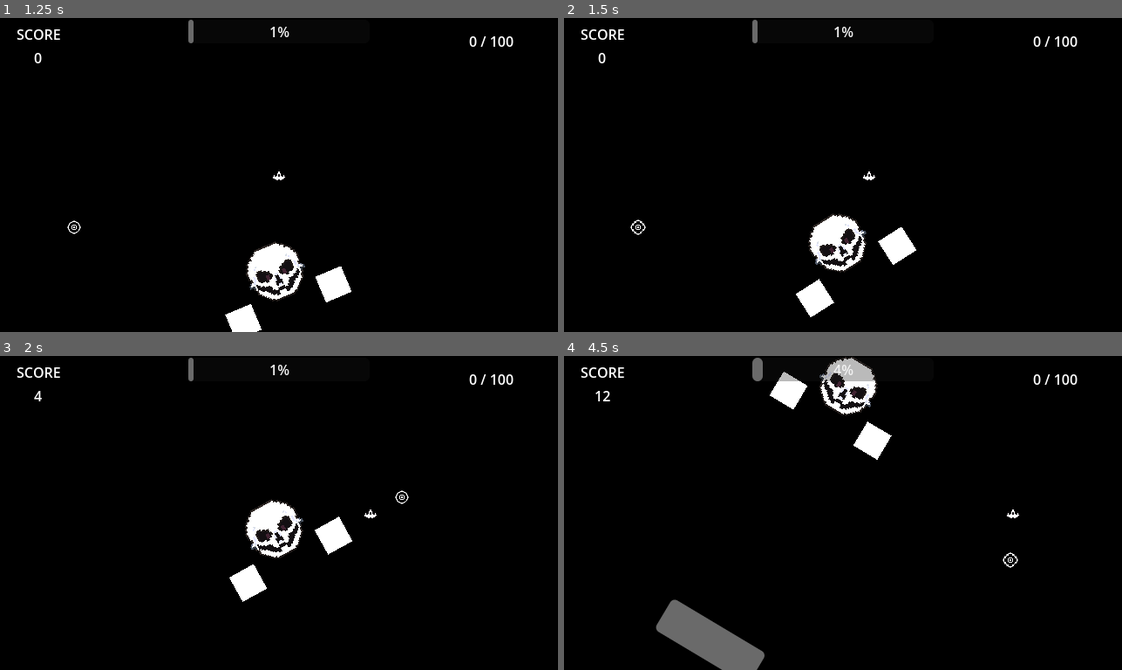
Above: before the commit, frames 1-4 (two rows, left to right).
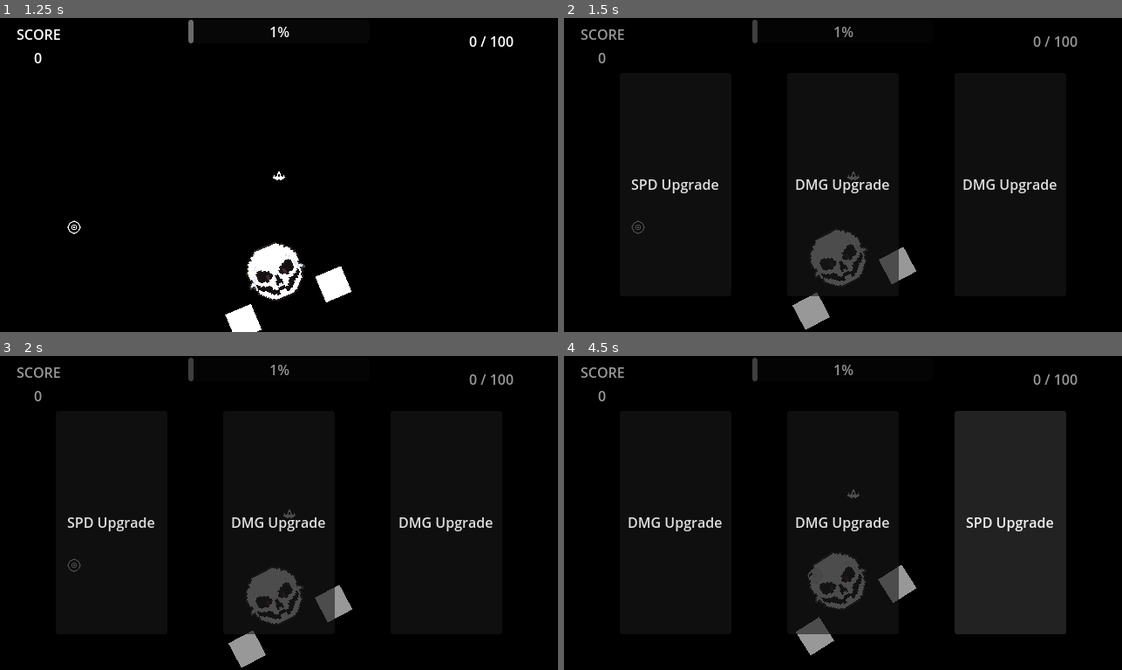
Above: after the commit, the same moments.

Repository: Middoyu/Starbreaker
Game: Godot game, scene res://Game Folder/main_manager.tscn
The game is run twice, just before and just after one commit, with the same random seed, the same clock (stepped at 60 frames per second) and the same inputs. Sound files missing from this copy of the repository are replaced by a short silence.
Inputs (mouse positions are in pixels of both pictures, inside the frame that each line leads up to):
- Up to frame 1 (1.25 s): click "Play" at 0.5 s
- Up to frame 2 (1.5 s): tap Enter (ui_accept) at 1.25 s; move the mouse to (965, 159) at 1.27 s; hold Right (ui_right) from 1.28 s (still down); tap Ctrl (ctrl) at 1.35 s
- Up to frame 3 (2 s): keep holding Right (ui_right); tap Enter (ui_accept) at 1.52 s
- Up to frame 4 (4.5 s): move the mouse to (731, 528) at 2.02 s; release Right (ui_right) at 2.03 s; hold Down (ui_down) 2.03-2.78 s; tap Ctrl (ctrl) at 2.1, 3.05, 3.8 s; tap Enter (ui_accept) at 2.27, 3.77 s; move the mouse to (898, 443) at 2.77 s; hold Right (ui_right) 2.78-3.53 s; tap Shift (movement_util) at 2.85 s; move the mouse to (815, 575) at 3.52 s; hold Up (ui_up) 3.53-4.28 s; click (815, 575) at 3.6 s; move the mouse to (1010, 560) at 4.27 s; hold Left (ui_left) from 4.28 s (still down); right-click (1010, 560) at 4.35 s

Frame 1 is identical in both runs. In frame 2, 4.4% of the frame differs, in the area x 3-93%, y 0-100%; in frame 3, 4.9%; in frame 4, 21%.

Commit message:
King Timothy Bossfight
The base for the boss fight is completed. Going to polish him up over the next few days and hopefully catch most of the bugs while I am at it.

Diff:
--- a/Game Folder/game_assets/Enemies/Enemy_Boss_Test/Bullets/bullet.tscn
+++ b/Game Folder/game_assets/Enemies/Enemy_Boss_Test/Bullets/bullet.tscn
@@ -1,6 +1,7 @@
-[gd_scene load_steps=4 format=3 uid="uid://c1k2ssyjaj5h3"]
+[gd_scene load_steps=5 format=3 uid="uid://c1k2ssyjaj5h3"]
 
 [ext_resource type="Script" path="res://Game Folder/game_components/collision_component/Databox/databox.gd" id="1_cqbc3"]
+[ext_resource type="Texture2D" uid="uid://bxu4vpyreyq67" path="res://Game Folder/game_assets/Player/Primary/Sprites/bullet1.png" id="2_btihy"]
 
 [sub_resource type="GDScript" id="GDScript_yh1ki"]
 resource_name = "skele_boss_bullet"
@@ -22,14 +23,10 @@
 "
 
 [sub_resource type="RectangleShape2D" id="RectangleShape2D_63gjn"]
-size = Vector2(16, 16)
+size = Vector2(6, 6)
 
 [node name="bosse_bullet" type="CharacterBody2D"]
 script = SubResource("GDScript_yh1ki")
-
-[node name="Polygon2D" type="Polygon2D" parent="."]
-color = Color(1, 0, 0, 1)
-polygon = PackedVector2Array(-8, -8, 8, -8, 8, 8, -8, 8)
 
 [node name="hitbox" type="Area2D" parent="." node_paths=PackedStringArray("parent")]
 script = ExtResource("1_cqbc3")
@@ -42,4 +39,8 @@
 [node name="CollisionShape2D" type="CollisionShape2D" parent="hitbox"]
 shape = SubResource("RectangleShape2D_63gjn")
 
+[node name="Sprite2D" type="Sprite2D" parent="."]
+modulate = Color(1, 0, 0, 1)
+texture = ExtResource("2_btihy")
+
 [connection signal="PlayerTeamHurtbox_entered" from="hitbox" to="." method="hurtbox_entered"]
--- a/Game Folder/game_assets/Enemies/Enemy_Boss_Test/skeleton_boss.tscn
+++ b/Game Folder/game_assets/Enemies/Enemy_Boss_Test/skeleton_boss.tscn
@@ -1,6 +1,5 @@
-[gd_scene load_steps=15 format=3 uid="uid://c3thas2ivw5s8"]
-
-[ext_resource type="AudioStream" uid="uid://c60icxoniqdpt" path="res://Game Folder/game_assets/Enemies/Enemy_Boss_Test/Music/Starbreaker_VsTimothy.wav" id="1_mvp6u"]
+[gd_scene load_steps=17 format=3 uid="uid://c3thas2ivw5s8"]
+
 [ext_resource type="Texture2D" uid="uid://dwyuu6haf6hqg" path="res://Game Folder/game_assets/Enemies/Enemy_Boss_Test/Sprites/boss.png" id="2_yuykx"]
 [ext_resource type="Script" path="res://Game Folder/game_components/collision_component/Databox/databox.gd" id="3_wh82c"]
 [ext_resource type="PackedScene" uid="uid://c0qsib2m70nmv" path="res://Game Folder/game_components/entity_components/State Machine/stagemachine_parent.tscn" id="4_fgkdi"]
@@ -16,11 +15,22 @@
 @onready var hand_r = $HAND_R
 @onready var hand_l = $HAND_L
 
+
+const STARBREAKER_VS_TIMOTHY = preload(\"res://Game Folder/game_assets/Enemies/Enemy_Boss_Test/Music/Starbreaker_VsTimothy.wav\")
+
 func wait(time, function):
-	var timer = get_tree().create_timer(time)
+	var timer = get_tree().create_timer(time, false)
 	timer.connect(\"timeout\", function)
 
+
+func music():
+	await get_tree().create_timer(0.01).timeout
+	var music_player = global.music_player as AudioStreamPlayer
+	music_player.stream = STARBREAKER_VS_TIMOTHY
+	music_player.play()
+
 func _ready() -> void:
+	music()
 	white_flash()
 	setup_healthbar()
 	get_parent().is_boss_active = true
@@ -66,7 +76,9 @@
 	spawn_xp_orb(1)
 
 func on_parent_death(colliding_hitbox):
-	queue_free()
+	if state_machine.current_state.has_method(\"reset_tweens\") == true:
+		state_machine.current_state.reset_tweens()
+	state_machine.current_state.Transistioned.emit(state_machine.current_state, $StateMachine/death.name)
 
 func pteam_hurtbox_entered(area: Databox) -> void:
 	area.take_damage(hitbox)
@@ -115,21 +127,22 @@
 	wait(randf_range(2.5, 5.0), switch_state)
 
 func wait(time, function):
-	var timer = get_tree().create_timer(time)
+	var timer = get_tree().create_timer(time, false)
 	timer.connect(\"timeout\", function)
 
 func switch_state():
 	idle_anim.stop()
-	var attack_list = [\"swipe\", \"chase\"]
+	var attack_list = [\"lazer\", \"chase\", \"charge\"]
 	match attack_list.pick_random():
-		\"swipe\":
+		\"lazer\":
 			print(\"attacking...\")
-			Transistioned.emit(self, \"chase\")
+			Transistioned.emit(self, \"lazer\")
 		\"chase\":
 			print(\"attacking...\")
 			Transistioned.emit(self, \"chase\")
 		\"charge\":
-			pass
+			print(\"attacking...\")
+			Transistioned.emit(self, \"charge\")
 "
 
 [sub_resource type="Animation" id="Animation_l363u"]
@@ -216,8 +229,265 @@
 	Transistioned.emit(self, \"return_to_idle\")
 
 func wait(time, function):
-	var timer = get_tree().create_timer(time)
+	var timer = get_tree().create_timer(time, false)
 	timer.connect(\"timeout\", function)
+"
+
+[sub_resource type="GDScript" id="GDScript_tm7w4"]
+resource_name = "charge_attack"
+script/source = "extends State
+
+
+var bullet_pos = 1
+@export var bullet = preload(\"res://Game Folder/game_assets/Player/Primary/Base/testbullet.tscn\")
+@onready var cooldown_timer : Timer = Timer.new()
+
+@onready var current_pos = 0
+@onready var pos1: Marker2D = $pos1
+@onready var pos2: Marker2D = $pos2
+@onready var pos3: Marker2D = $pos3
+@onready var pos4: Marker2D = $pos4
+@onready var hand_pos: Timer = $Hand_pos
+@onready var rush_indicator: Polygon2D = $Rush_Indicator
+@onready var charge_cooldown_timer: Timer = $Charge_Cooldown_Timer
+@onready var loop_amount = 0
+var head_motion_dir = Vector2.DOWN
+var is_charging = false
+
+var right_hand_tween : Tween
+var left_hand_tween : Tween
+
+func enter():
+	loop_amount = 0
+	current_pos = 0
+	head_motion_dir = Vector2.DOWN
+	rush_indicator.show()
+	move_head_start()
+	move_hands_start()
+	charge_cooldown_timer.start()
+	cooldown_timer.start()
+
+func _ready() -> void:
+	cooldown_timer.one_shot = false
+	cooldown_timer.wait_time = 0.7
+	add_child(cooldown_timer)
+	cooldown_timer.connect(\"timeout\", shoot)
+
+func physics_update(_delta):
+	rush_indicator.global_position.x = parent.global_position.x
+	if charge_cooldown_timer.time_left >= 1.0:
+		parent.global_position.x = global.player.global_position.x
+
+
+func switch_bullet_pos(projectile_instance):
+	match(bullet_pos):
+		1:
+			projectile_instance.global_position = parent.hand_l.global_position
+			bullet_pos = 2
+		2:
+			projectile_instance.global_position = parent.hand_r.global_position
+			bullet_pos = 1
+
+func spawn_projectile(projectile_path):
+	var proj_int = projectile_path.instantiate()
+	switch_bullet_pos(proj_int)
+	global.current_stage.add_child(proj_int)
+	proj_int.parent = parent
+
+func shoot():
+	spawn_projectile(bullet)
+
+func move_head_start():
+	var head_tween = create_tween().set_ease(Tween.EASE_IN_OUT).set_trans(Tween.TRANS_BACK).set_parallel(true)
+	head_tween.tween_property(parent, \"position:y\", -250, 0.5)
+
+func move_hands_start():
+	parent.hand_r.reparent(global.current_stage)
+	parent.hand_l.reparent(global.current_stage)
+
+	var hand_tween = create_tween().set_ease(Tween.EASE_IN_OUT).set_trans(Tween.TRANS_BACK).set_parallel(true)
+
+
+	hand_tween.tween_property(parent.hand_r, \"global_position:x\", pos3.global_position.x, 0.3)
+	hand_tween.tween_property(parent.hand_r, \"global_position:y\", pos3.global_position.y, 0.3)
+	hand_tween.tween_property(parent.hand_l, \"global_position:x\", pos1.global_position.x, 0.3)
+	hand_tween.tween_property(parent.hand_l, \"global_position:y\", pos1.global_position.y, 0.3)
+	await hand_tween.finished
+	_on_hand_pos_timeout()
+
+func move_left_hand(pos):
+	var l_tween = create_tween().set_ease(Tween.EASE_IN_OUT).set_trans(Tween.TRANS_CUBIC).set_parallel(true)
+	l_tween.tween_property(parent.hand_l, \"global_position:x\", pos.global_position.x, 5.0)
+	l_tween.tween_property(parent.hand_l, \"global_position:y\", pos.global_position.y, 5.0)
+	left_hand_tween = l_tween
+
+func move_right_hand(pos):
+	var r_tween = create_tween().set_ease(Tween.EASE_IN_OUT).set_trans(Tween.TRANS_CUBIC).set_parallel(true)
+	r_tween.tween_property(parent.hand_r, \"global_position:x\", pos.global_position.x, 5.0)
+	r_tween.tween_property(parent.hand_r, \"global_position:y\", pos.global_position.y, 5.0)
+	right_hand_tween = r_tween
+
+func return_to_idle():
+	reset_tweens()
+	rush_indicator.hide()
+	charge_cooldown_timer.stop()
+	hand_pos.stop()
+	cooldown_timer.stop()
+	Transistioned.emit(self, \"return_to_idle\")
+
+func wait(time, function):
+	var timer = get_tree().create_timer(time, false)
+	timer.connect(\"timeout\", function)
+
+
+func reset_tweens():
+	if right_hand_tween:
+		right_hand_tween.kill()
+		right_hand_tween = null
+	if left_hand_tween:
+		left_hand_tween.kill()
+		left_hand_tween = null
+
+
+func _on_hand_pos_timeout() -> void:
+	current_pos += 1
+	current_pos = wrap(current_pos, 1, 5)
+	print(current_pos)
+	match current_pos:
+		1:
+			move_left_hand(pos2)
+			move_right_hand(pos4)
+			hand_pos.start()
+		2:
+			move_left_hand(pos3)
+			move_right_hand(pos1)
+			hand_pos.start()
+		3:
+			move_left_hand(pos4)
+			move_right_hand(pos2)
+			hand_pos.start()
+		4:
+			move_left_hand(pos1)
+			move_right_hand(pos3)
+			hand_pos.start()
+
+
+func _on_charge_cooldown_timer_timeout() -> void:
+	var dir = 0.0
+	match head_motion_dir:
+		Vector2.DOWN:
+			dir = 448
+			head_motion_dir = Vector2.UP
+		Vector2.UP:
+			dir = -250
+			head_motion_dir = Vector2.DOWN
+	loop_amount += 1
+	if loop_amount == 5:
+		return_to_idle()
+	else:
+		var head_tween = create_tween().set_ease(Tween.EASE_IN_OUT).set_trans(Tween.TRANS_CUBIC)
+		head_tween.tween_property(parent, \"position:y\", dir, 0.7)
+		await head_tween.finished
+		charge_cooldown_timer.start()
+"
+
+[sub_resource type="GDScript" id="GDScript_7cdxf"]
+resource_name = "lazer"
+script/source = "extends State
+
+var loops = 0
+var max_loops = 3
+var is_spinning = false
+
+@onready var lazer: Polygon2D = $lazer
+@onready var hitbox: Databox = $lazer/Hitbox
+@onready var warning: Polygon2D = $lazer/warning
+@onready var spin_duration: Timer = $spin_duration
+
+var global_head_tween = null
+
+func _ready() -> void:
+	lazer.hide()
+	hitbox.hide()
+	warning.hide()
+	spin_duration.connect(\"timeout\", trigger_loop)
+
+func enter():
+	lazer.reparent(parent)
+	loops = 0
+	move_head_to_center()
+
+func physics_update(_delta):
+	if is_spinning == true:
+		lazer.show()
+		hitbox.is_disabled = false
+	if is_spinning == false:
+		lazer.hide()
+		hitbox.hide()
+		warning.hide()
+		hitbox.is_disabled = true
+
+func move_head_to_center():
+	var head_tween = create_tween().set_ease(Tween.EASE_IN_OUT).set_trans(Tween.TRANS_CUBIC)
+	head_tween.tween_property(parent, \"position:y\", 160, 0.5)
+	wait(0.7,  spin_head)
+	global_head_tween = head_tween
+
+func spin_head():
+	is_spinning = true
+	var head_tween = create_tween()
+	head_tween.tween_property(parent, \"rotation_degrees\", 360, 8.0).from(0)
+	global_head_tween = head_tween
+	spin_duration.start(8.0)
+
+func trigger_loop():
+	loops += 1
+	if loops == max_loops:
+		return_to_idle()
+	else:
+		spin_head()
+
+func reset_tweens():
+	if global_head_tween:
+		global_head_tween.kill()
+		global_head_tween = null
+
+func return_to_idle():
+	is_spinning = false
+	lazer.hide()
+	hitbox.hide()
+	warning.hide()
+	hitbox.is_disabled = true
+	Transistioned.emit(self, \"return_to_idle\")
+
+func wait(time, function):
+	var timer = get_tree().create_timer(time, false)
+	timer.connect(\"timeout\", function)
+
+
+
+func pteam_entered(area: Databox) -> void:
+	area.take_damage(hitbox)
+"
+
+[sub_resource type="GDScript" id="GDScript_m4i04"]
+resource_name = "death"
+script/source = "extends State
+
+func enter():
+	var default_pos_tween = create_tween().set_ease(Tween.EASE_IN_OUT).set_trans(Tween.TRANS_BACK).set_parallel(true)
+	default_pos_tween.tween_property(parent, \"position:x\", 320, 0.3)
+	default_pos_tween.tween_property(parent, \"position:y\", 58, 0.3)
+	await default_pos_tween.finished
+	var default_pos_tween_ = create_tween().set_ease(Tween.EASE_IN_OUT).set_trans(Tween.TRANS_BACK).set_parallel(true)
+	default_pos_tween_.tween_property(parent.hand_r, \"global_position:x\", parent.position.x + 56, 0.3)
+	default_pos_tween_.tween_property(parent.hand_l, \"global_position:x\", parent.position.x + -56, 0.3)
+	default_pos_tween_.tween_property(parent.hand_r, \"global_position:y\", parent.position.y + 30, 0.3)
+	default_pos_tween_.tween_property(parent.hand_l, \"global_position:y\", parent.position.y + 30, 0.3)
+	await default_pos_tween_.finished
+	parent.hand_r.reparent(parent)
+	parent.hand_l.reparent(parent)
+	parent.queue_free()
 "
 
 [node name="SkeletonBoss" type="CharacterBody2D"]
@@ -247,11 +517,6 @@
 grow_vertical = 0
 show_percentage = false
 
-[node name="Music" type="AudioStreamPlayer" parent="."]
-stream = ExtResource("1_mvp6u")
-volume_db = -18.0
-autoplay = true
-
 [node name="Sprite" type="Sprite2D" parent="."]
 scale = Vector2(2, 2)
 texture = ExtResource("2_yuykx")
@@ -264,7 +529,7 @@
 parent = NodePath("../..")
 team_affiliation = "EnemyTeam"
 databox_type = "Hurtbox"
-max_health = 10000
+max_health = 25000
 recieves_knockback = false
 is_knockback_forced_upwards = false
 armor_multiplier = 0.0
@@ -311,6 +576,65 @@
 [node name="chase" type="Node" parent="StateMachine" node_paths=PackedStringArray("parent")]
 script = SubResource("GDScript_ix1sk")
 bullet = ExtResource("5_4cjuf")
+parent = NodePath("../..")
+
+[node name="charge" type="Node" parent="StateMachine" node_paths=PackedStringArray("parent")]
+script = SubResource("GDScript_tm7w4")
+bullet = ExtResource("5_4cjuf")
+parent = NodePath("../..")
+
+[node name="Charge_Cooldown_Timer" type="Timer" parent="StateMachine/charge"]
+wait_time = 5.3
+one_shot = true
+
+[node name="Hand_pos" type="Timer" parent="StateMachine/charge"]
+wait_time = 5.3
+
+[node name="pos1" type="Marker2D" parent="StateMachine/charge"]
+position = Vector2(16, 16)
+
+[node name="pos2" type="Marker2D" parent="StateMachine/charge"]
+position = Vector2(624, 16)
+
+[node name="pos3" type="Marker2D" parent="StateMachine/charge"]
+position = Vector2(624, 344)
+
+[node name="pos4" type="Marker2D" parent="StateMachine/charge"]
+position = Vector2(16, 344)
+
+[node name="Rush_Indicator" type="Polygon2D" parent="StateMachine/charge"]
+visible = false
+color = Color(1, 0, 0, 0.0392157)
+polygon = PackedVector2Array(-64, 0, 64, 0, 64, 384, -64, 384)
+
+[node name="lazer" type="Node" parent="StateMachine" node_paths=PackedStringArray("parent")]
+script = SubResource("GDScript_7cdxf")
+parent = NodePath("../..")
+
+[node name="spin_duration" type="Timer" parent="StateMachine/lazer"]
+
+[node name="lazer" type="Polygon2D" parent="StateMachine/lazer"]
+position = Vector2(320, 72)
+polygon = PackedVector2Array(-24, 56, 0, 0, 24, 56, 40, 448, -40, 448)
+
+[node name="warning" type="Polygon2D" parent="StateMachine/lazer/lazer"]
+color = Color(1, 0, 0, 0.0392157)
+polygon = PackedVector2Array(-24, 56, 0, 0, 24, 56, 40, 448, -40, 448)
+
+[node name="Hitbox" type="Area2D" parent="StateMachine/lazer/lazer" node_paths=PackedStringArray("parent")]
+script = ExtResource("3_wh82c")
+parent = NodePath("../../../..")
+team_affiliation = "EnemyTeam"
+is_disabled = true
+damage = 25.0
+knockback_amount = 3000.0
+knockback_stun_duration = 0.4
+
+[node name="Collision" type="CollisionPolygon2D" parent="StateMachine/lazer/lazer/Hitbox"]
+polygon = PackedVector2Array(0, 0, -24, 56, -40, 448, 40, 448, 24, 56)
+
+[node name="death" type="Node" parent="StateMachine" node_paths=PackedStringArray("parent")]
+script = SubResource("GDScript_m4i04")
 parent = NodePath("../..")
 
 [node name="IntroEffects" type="Node" parent="."]
@@ -329,3 +653,6 @@
 grow_vertical = 2
 
 [connection signal="PlayerTeamHurtbox_entered" from="Sprite/Hitbox" to="." method="pteam_hurtbox_entered"]
+[connection signal="timeout" from="StateMachine/charge/Charge_Cooldown_Timer" to="StateMachine/charge" method="_on_charge_cooldown_timer_timeout"]
+[connection signal="timeout" from="StateMachine/charge/Hand_pos" to="StateMachine/charge" method="_on_hand_pos_timeout"]
+[connection signal="PlayerTeamHurtbox_entered" from="StateMachine/lazer/lazer/Hitbox" to="StateMachine/lazer" method="pteam_entered"]
--- a/Game Folder/game_assets/Player/Main/Player.gd
+++ b/Game Folder/game_assets/Player/Main/Player.gd
@@ -56,6 +56,8 @@
 			secondary.shoot()
 		if Input.is_action_just_pressed("movement_util"):
 			util.teleport_action()
+		if Input.is_action_just_pressed("ctrl"):
+			global.main_manager.display_upgrade_UI()
 
 func movement_handler():
 	var direction = Input.get_vector("ui_left", "ui_right", "ui_up", "ui_down").normalized()
--- a/Game Folder/game_assets/Player/Secondary/Missile/missile_proj.tscn
+++ b/Game Folder/game_assets/Player/Secondary/Missile/missile_proj.tscn
@@ -1,6 +1,7 @@
-[gd_scene load_steps=5 format=3 uid="uid://bvjh2qftfadea"]
+[gd_scene load_steps=6 format=3 uid="uid://bvjh2qftfadea"]
 
 [ext_resource type="Script" path="res://Game Folder/game_components/collision_component/Databox/databox.gd" id="1_hqvib"]
+[ext_resource type="Texture2D" uid="uid://cnm0sw6ir0dyf" path="res://Game Folder/game_assets/Player/Primary/Sprites/bullet.png" id="2_sksq1"]
 
 [sub_resource type="GDScript" id="GDScript_rthx3"]
 resource_name = "missile_script"
@@ -12,9 +13,11 @@
 @onready var is_direct_moving = false
 @onready var is_chasing = false
 @onready var is_exploding = false
-@onready var explosion_hitbox: Databox = $Explosion_Hitbox
+@onready var explosion_hitbox: Databox = $Sprite2D/Explosion_Hitbox
+@onready var collision: CollisionShape2D = $Hitbox/Collision
 
 func _ready() -> void:
+	$Sprite2D.hide()
 	explosion_hitbox.is_disabled = true
 	tween_spawn_position()
 	wait(randf_range(1.5, 2.0), direct_move_state_on)
@@ -24,6 +27,7 @@
 	var spawn_pos_tween = create_tween().set_parallel(true)
 	spawn_pos_tween.tween_property(self, \"position:y\", position.y + randf_range(50, 25), 0.3).set_ease(Tween.EASE_OUT).set_trans(Tween.TRANS_BACK)
 	spawn_pos_tween.tween_property(self, \"position:x\", position.x + randf_range(-50, 50), 0.3).set_ease(Tween.EASE_OUT).set_trans(Tween.TRANS_BACK)
+	hitbox.is_disabled = true
 	wait(0.3, chase_state_on)
 
 func _physics_process(delta: float) -> void:
@@ -35,16 +39,17 @@
 
 
 func chase_state_on():
+	hitbox.is_disabled = false
 	is_chasing = true
 
 func wait(time, function):
-	var timer = get_tree().create_timer(time)
+	var timer = get_tree().create_timer(time, false)
 	timer.connect(\"timeout\", function)
 
 func move(delta):
 	velocity += global_position.direction_to(get_global_mouse_position()) * speed
 	if speed <= 25.0:
-		speed += acceleration_per_frame * delta
+		speed += randf_range(8, acceleration_per_frame) * delta
 	velocity.x += randf_range(-20, 20)
 	move_and_slide()
 
@@ -59,17 +64,24 @@
 func mouse_entered() -> void:
 	explosion()
 
-func explosion():
+func explosion(position := Vector2.ZERO):
+	hitbox.is_disabled = true
+
+	ph_spr.hide()
+	$Sprite2D.show()
+
+
+
 	is_exploding = true
 	is_chasing = false
 	ph_spr.hide()
-	hitbox.is_disabled = true
 	explosion_hitbox.is_disabled = false
 	wait(0.5, queue_free)
 
 func eteam_hurtbox_entered(area: Databox) -> void:
 	area.take_damage(hitbox)
-	explosion()
+	explosion(area.global_position)
+
 
 "
 
@@ -101,19 +113,23 @@
 position = Vector2(11.5, 0)
 shape = SubResource("RectangleShape2D_0k43y")
 
-[node name="Explosion_Hitbox" type="Area2D" parent="." node_paths=PackedStringArray("parent")]
+[node name="Sprite2D" type="Sprite2D" parent="."]
+scale = Vector2(4.5, 4.125)
+texture = ExtResource("2_sksq1")
+
+[node name="Explosion_Hitbox" type="Area2D" parent="Sprite2D" node_paths=PackedStringArray("parent")]
+scale = Vector2(0.222222, 0.242424)
 script = ExtResource("1_hqvib")
-parent = NodePath("..")
+parent = NodePath("../..")
 team_affiliation = "PlayerTeam"
 damage = 26.6
 knockback_amount = 3000.0
 knockback_stun_duration = 0.4
 is_knockback_forced_upwards = false
 
-[node name="Collision" type="CollisionShape2D" parent="Explosion_Hitbox"]
-position = Vector2(11, 0)
+[node name="Collision" type="CollisionShape2D" parent="Sprite2D/Explosion_Hitbox"]
 shape = SubResource("CircleShape2D_ry8yt")
 
 [connection signal="EnemyTeamHurtbox_entered" from="Hitbox" to="." method="eteam_hurtbox_entered"]
 [connection signal="mouse_entered" from="Hitbox" to="." method="mouse_entered"]
-[connection signal="EnemyTeamHurtbox_entered" from="Explosion_Hitbox" to="." method="eteam_hurtbox_entered"]
+[connection signal="EnemyTeamHurtbox_entered" from="Sprite2D/Explosion_Hitbox" to="." method="eteam_hurtbox_entered"]
--- a/Game Folder/game_assets/Stages/00 - BASE/base_stage_script.gd
+++ b/Game Folder/game_assets/Stages/00 - BASE/base_stage_script.gd
@@ -56,4 +56,5 @@
 		music_player.stream = music_WAV
 		music_player.volume_db = -14
 		music_player.reparent(global.main_manager)
+		global.music_player = music_player
 		music_player.play()
--- a/Game Folder/game_components/collision_component/Databox/databox.gd
+++ b/Game Folder/game_components/collision_component/Databox/databox.gd
@@ -20,7 +20,7 @@
 @export_category("Databox Data")
 @export_subgroup("Global Data")
 @export_enum("Hurtbox", "Hitbox") var databox_type = "Hitbox"
-@onready var is_disabled := false
+@export var is_disabled := false
 
 @export_subgroup("Hitbox Data")
 var hitbox_data := HitboxData.new() as HitboxData
@@ -65,11 +65,15 @@
 		if child is CollisionShape2D:
 			child.debug_color = color
 			child.debug_color.a = 0.1
+		if child is CollisionPolygon2D:
+			pass
 
 ## Checks the disable mode for the databox. Appropriately changing the state depending on the is_disabled value.
 func check_disable_mode_process():
 	for child in get_children():
 		if child is CollisionShape2D:
+			child.disabled = is_disabled
+		if child is CollisionPolygon2D:
 			child.disabled = is_disabled
 
 
--- a/Game Folder/game_components/global_components/Scripts/global.gd
+++ b/Game Folder/game_components/global_components/Scripts/global.gd
@@ -11,6 +11,9 @@
 var current_stage = null
 var current_stage_score := 0
 
+var music_player = null
+
+
 var lvl_manager = null
 
 
--- a/project.godot
+++ b/project.godot
@@ -33,7 +33,7 @@
 
 window/size/viewport_width=640
 window/size/viewport_height=360
-window/size/mode=4
+window/size/mode=2
 window/stretch/mode="viewport"
 window/stretch/aspect="expand"
 
